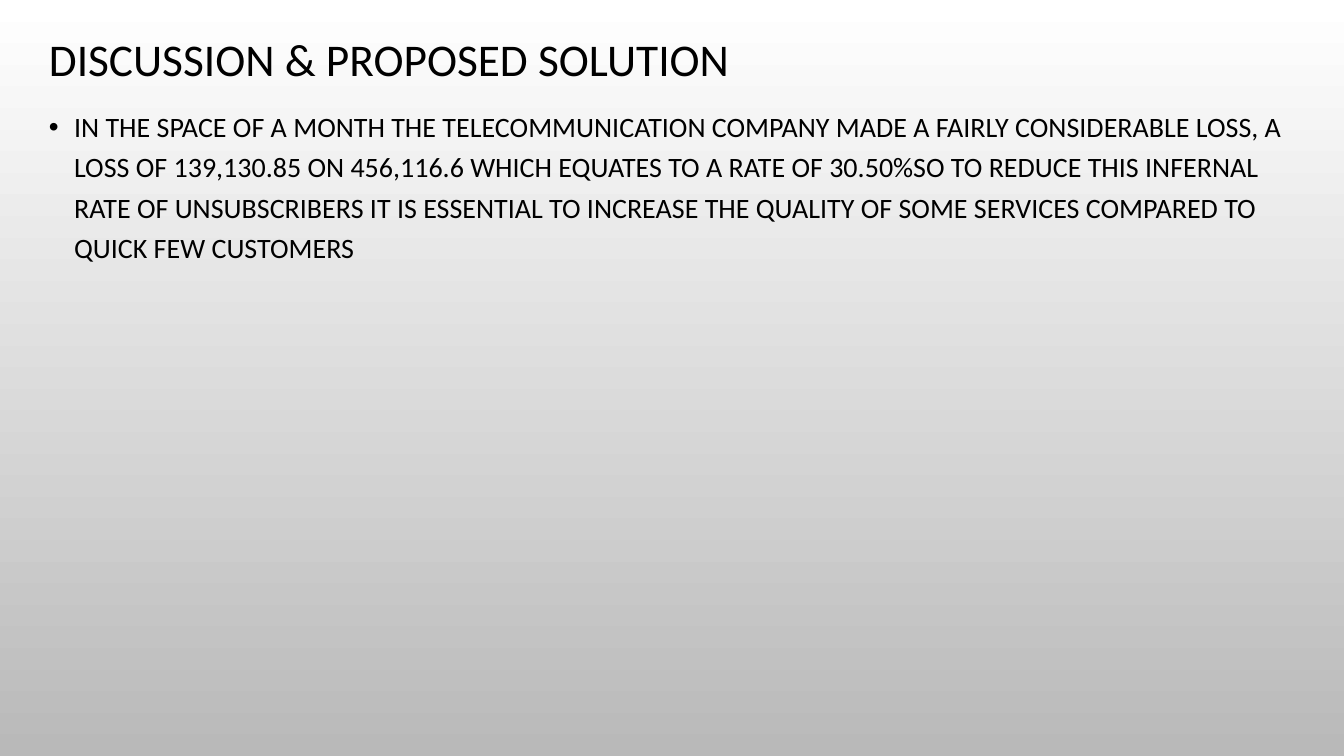
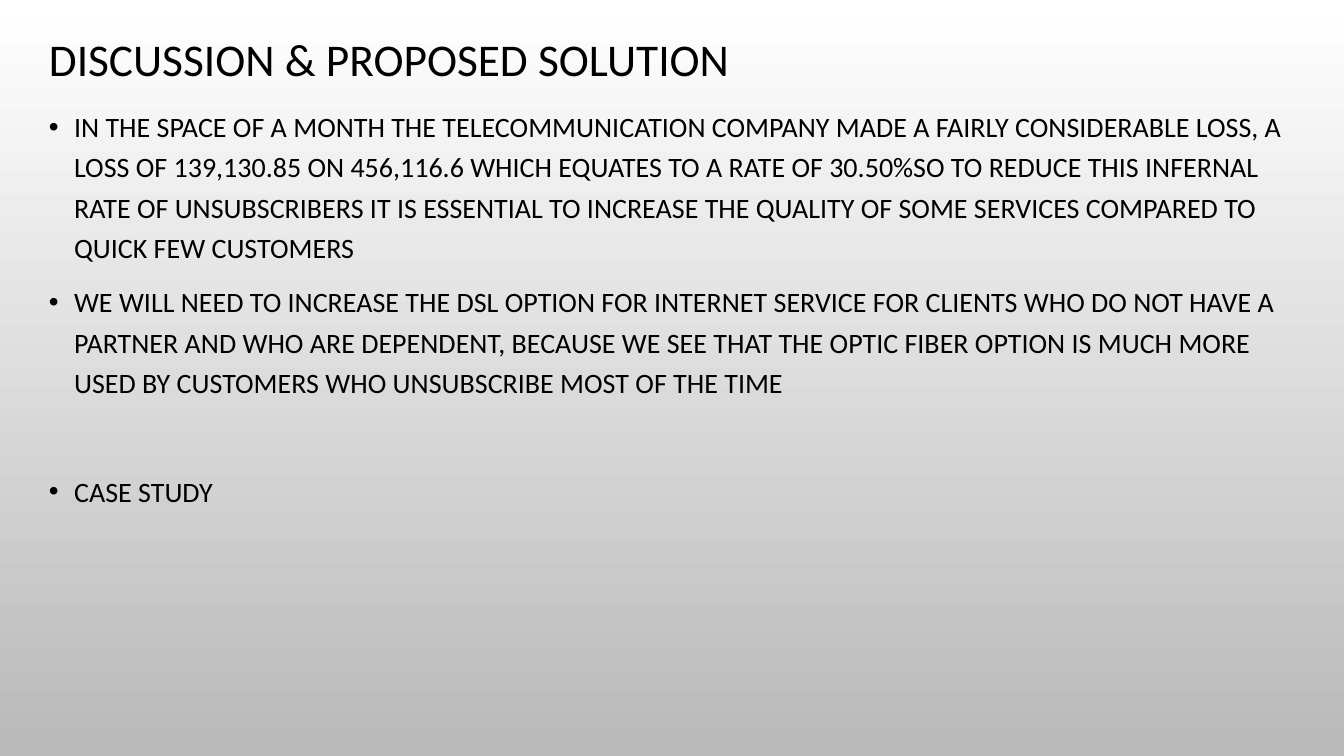
Before and after one commit to Scheitzer/Scheitzer-project-of-churn, a slide deck: slide 6 of Presentation/power point presentation.pptx. Drawn at 1344x756 pixels with LibreOffice and Linux fonts; fonts in the diff are those of the drawing; background and template pictures are left out. Boxes give left, top, right and bottom in pixels: in the first picture for what was removed or moved away, otherwise in the second. Text is boxed around its words. In the diff, an @@ line names an element or a change of style, - is before the commit and + after.

Commit message:
fifth commit

```diff
--- a/Presentation/power point presentation.pptx
+++ b/Presentation/power point presentation.pptx
@@ text at (74,294,1274,502): paragraphs added @@
+• WE WILL NEED TO INCREASE THE DSL OPTION FOR INTERNET SERVICE FOR CLIENTS WHO DO NOT HAVE A PARTNER AND WHO ARE DEPENDENT, BECAUSE WE SEE THAT THE OPTIC FIBER OPTION IS MUCH MORE USED BY CUSTOMERS WHO UNSUBSCRIBE MOST OF THE TIME
+• CASE STUDY
```
